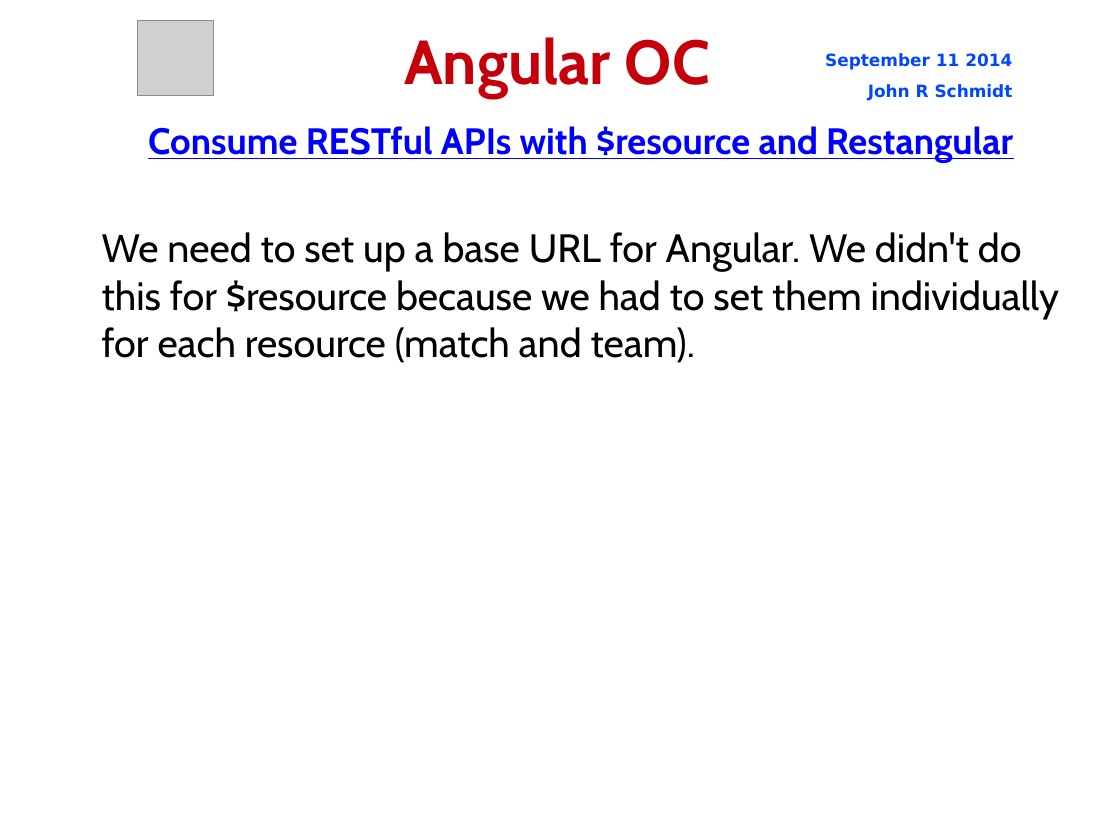
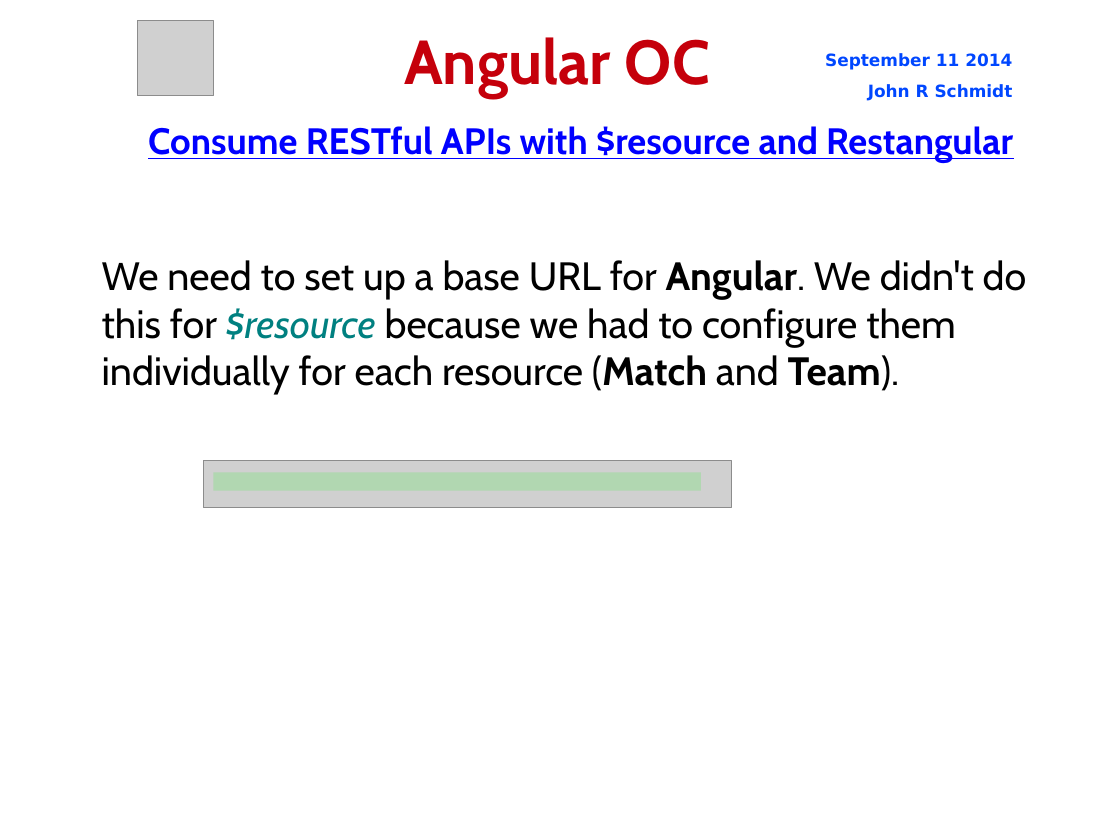
Before and after one commit to jrschmidt/fifa-angular-rest-demo, a slide deck: slide 51 of fifa.odp. Drawn at 1120x840 pixels with LibreOffice and Linux fonts; fonts in the diff are those of the drawing; grey boxes stand for pictures; background and template pictures are left out. Boxes give left, top, right and bottom in pixels: in the first picture for what was removed or moved away, otherwise in the second. Text is boxed around its words. In the diff, an @@ line names an element or a change of style, - is before the commit and + after.

```diff
--- a/fifa.odp
+++ b/fifa.odp
@@ subtitle at (102,260,1027,395): text changed @@
-We need to set up a base URL for Angular. We didn't do this for $resource because we had to set them individually for each resource (match and team).
+We need to set up a base URL for Angular. We didn't do this for $resource because we had to configure them individually for each resource (Match and Team).
@@ picture added at (203,460,732,508) @@
@@ line added from (213, 482) to (701, 482), #00FF00 12.95 pt @@
```
Also in this commit, not shown: 6 other slides changed, 6 other files.
